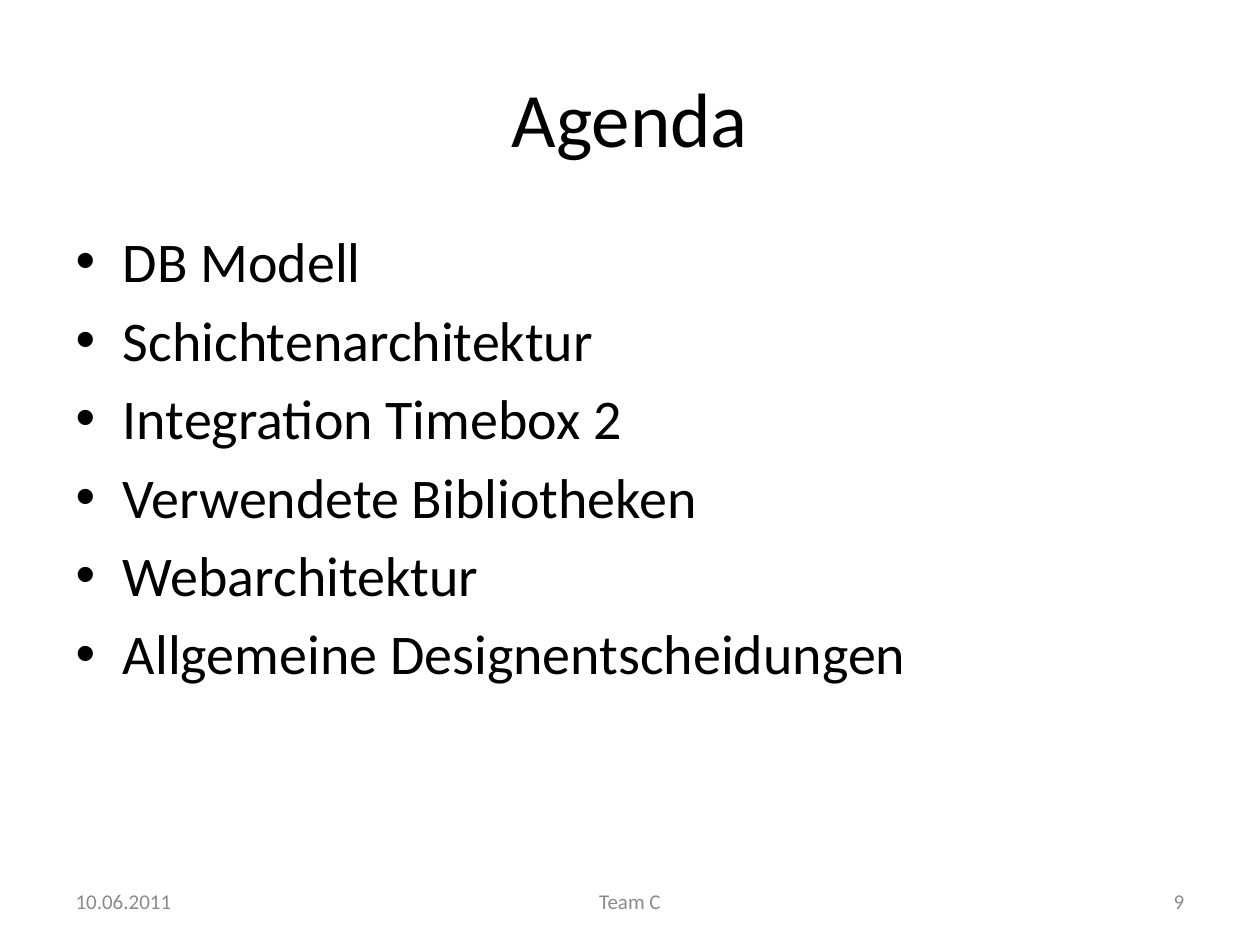
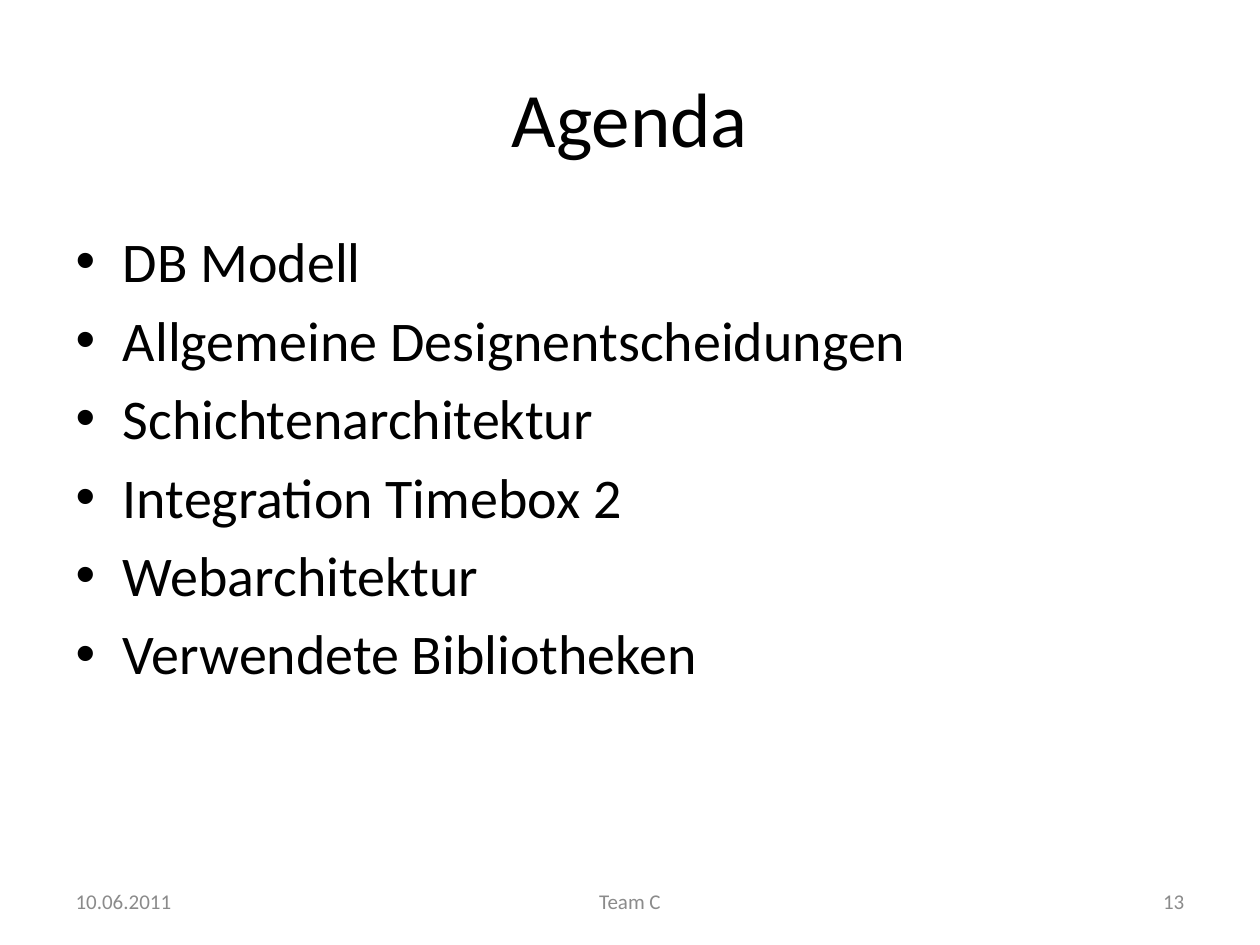
Before and after one commit to manuelTscholl/easydiet-team-c, a slide deck: slide 13 of doc/Abschluss/EasyDiet.pptx (slide 9 before the commit). Drawn at 1260x945 pixels with LibreOffice and Linux fonts; fonts in the diff are those of the drawing. Boxes give left, top, right and bottom in pixels: in the first picture for what was removed or moved away, otherwise in the second. Text is boxed around its words. In the diff, an @@ line names an element or a change of style, - is before the commit and + after.

```diff
--- a/doc/Abschluss/EasyDiet.pptx
+++ b/doc/Abschluss/EasyDiet.pptx
@@ text at [123,322,905,371]: paragraph added @@
+• Allgemeine Designentscheidungen
@@ text at [123,557,905,684]: paragraphs removed @@
-• Webarchitektur
-• Allgemeine Designentscheidungen
@@ page number at [1163,895,1184,909]: text changed @@
-9
+13
```
Also in this commit, not shown: 11 other slides changed, 11 slides added, 3 other files.
